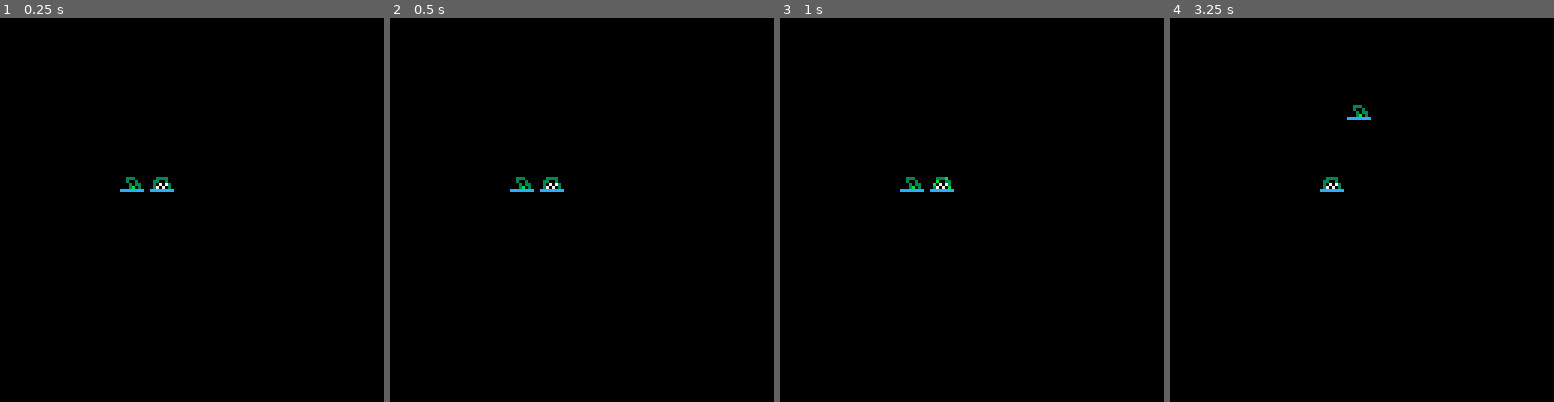
Above: before the commit, frames 1-4 (left to right).
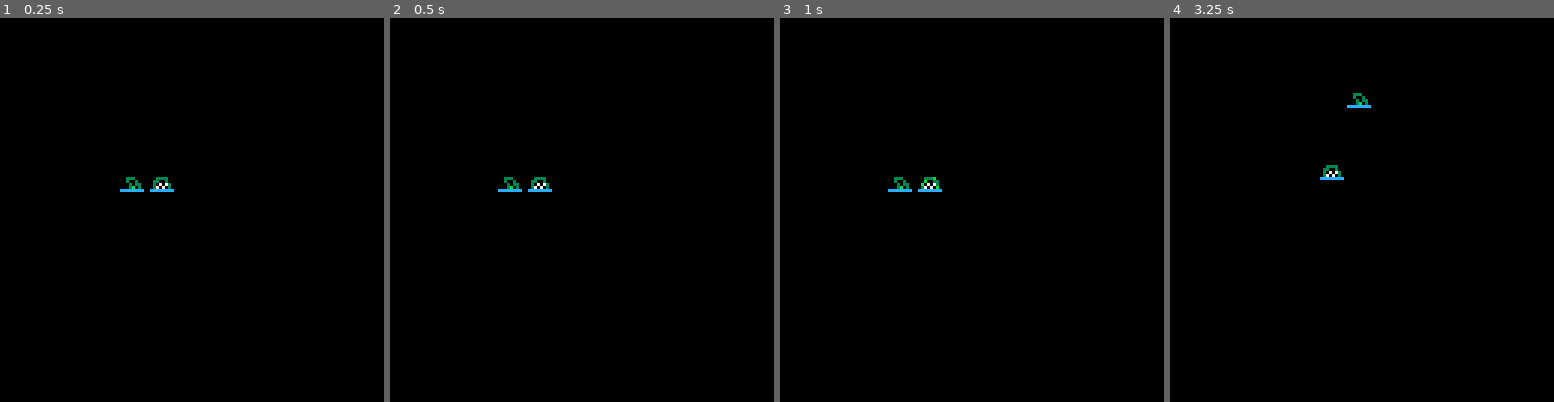
Above: after the commit, the same moments.

Repository: mgrider/EmergenSea
Game: PICO-8 cartridge emergensea.p8
Same seed, same stepped clock (60 frames per second), same inputs: the game is played once before the commit and once after it.
Inputs:
- Up to frame 1 (0.25 s): no input
- Up to frame 2 (0.5 s): tap X (X key) at 0.33 s
- Up to frame 3 (1 s): no input
- Up to frame 4 (3.25 s): tap X (X key) at 1.07, 1.85, 2.97 s; hold Right 1.6-2.1 s; hold Up 2.15-2.42 s; hold Right 2.47-3.03 s; hold Left from 3.08 s (still down)

Frame 1 is identical in both runs. In frame 2, 0.4% of the frame differs, in the area x 28-46%, y 41-46%; in frame 3, 0.4%; in frame 4, 0.5%, in the area x 39-53%, y 19-46%.

Commit message:
moving the body.

Diff:
--- a/emergensea.p8
+++ b/emergensea.p8
@@ -4,7 +4,8 @@
 
 -- add globals here
 constants = {}
-constants.speed = 3
+constants.armSpeed = 3
+constants.bodySpeed = 2
 constants.maxDistanceFromBody = 24
 
 body = {}
@@ -12,7 +13,7 @@
 body.y = 50
 body.sprite = 1
 -- arm is current arm
--- todo: add array of previous arms later
+-- todo: add array of previous arms
 arm = {}
 arm.x = -10
 arm.y = 0
@@ -20,20 +21,38 @@
 
 function moveCheck()
   if btn(0) then
-    arm.x -= constants.speed
+    arm.x -= constants.armSpeed
     arm.x = (abs(arm.x) <= constants.maxDistanceFromBody) and arm.x or -constants.maxDistanceFromBody
   end
   if btn(1) then
-    arm.x += constants.speed
+    arm.x += constants.armSpeed
     arm.x = (arm.x <= constants.maxDistanceFromBody) and arm.x or constants.maxDistanceFromBody
   end
   if btn(2) then
-    arm.y -= constants.speed
+    arm.y -= constants.armSpeed
     arm.y = (abs(arm.y) <= constants.maxDistanceFromBody) and arm.y or -constants.maxDistanceFromBody
   end
   if btn(3) then
-    arm.y += constants.speed
+    arm.y += constants.armSpeed
     arm.y = (arm.y <= constants.maxDistanceFromBody) and arm.y or constants.maxDistanceFromBody
+  end
+  if btn(5) then
+    moveBody()
+  end
+end
+
+function moveBody()
+  local totalX = arm.x
+  local totalY = arm.y
+  if (totalX > 0) then
+    body.x += constants.bodySpeed
+  elseif (totalX < 0) then
+    body.x -= constants.bodySpeed
+  end
+  if (totalY > 0) then
+    body.y += constants.bodySpeed
+  elseif (totalY < 0) then
+    body.y -= constants.bodySpeed
   end
 end
 
